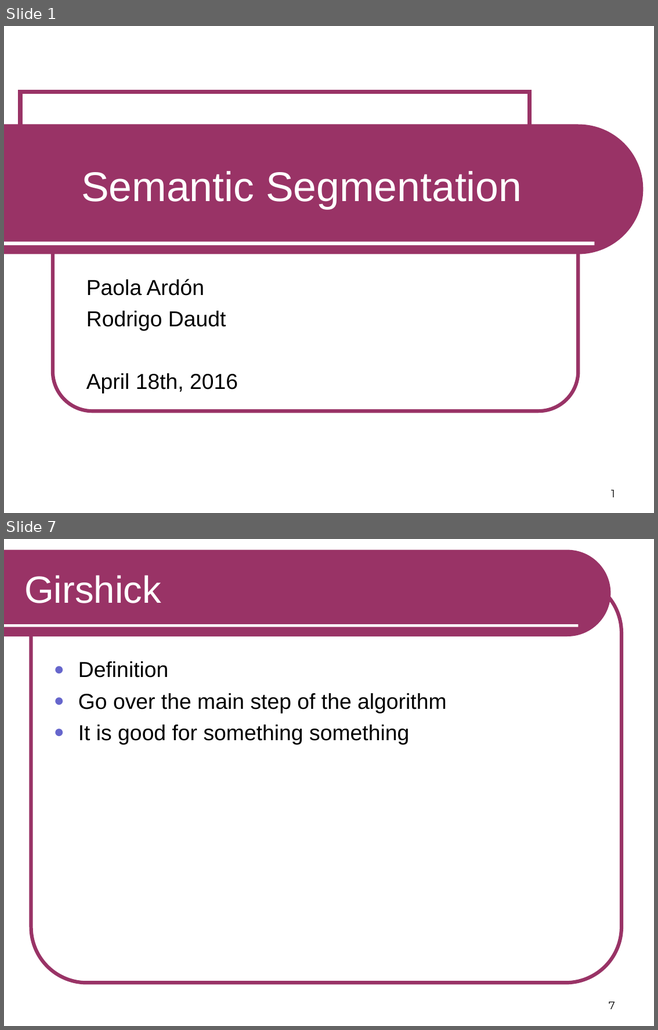
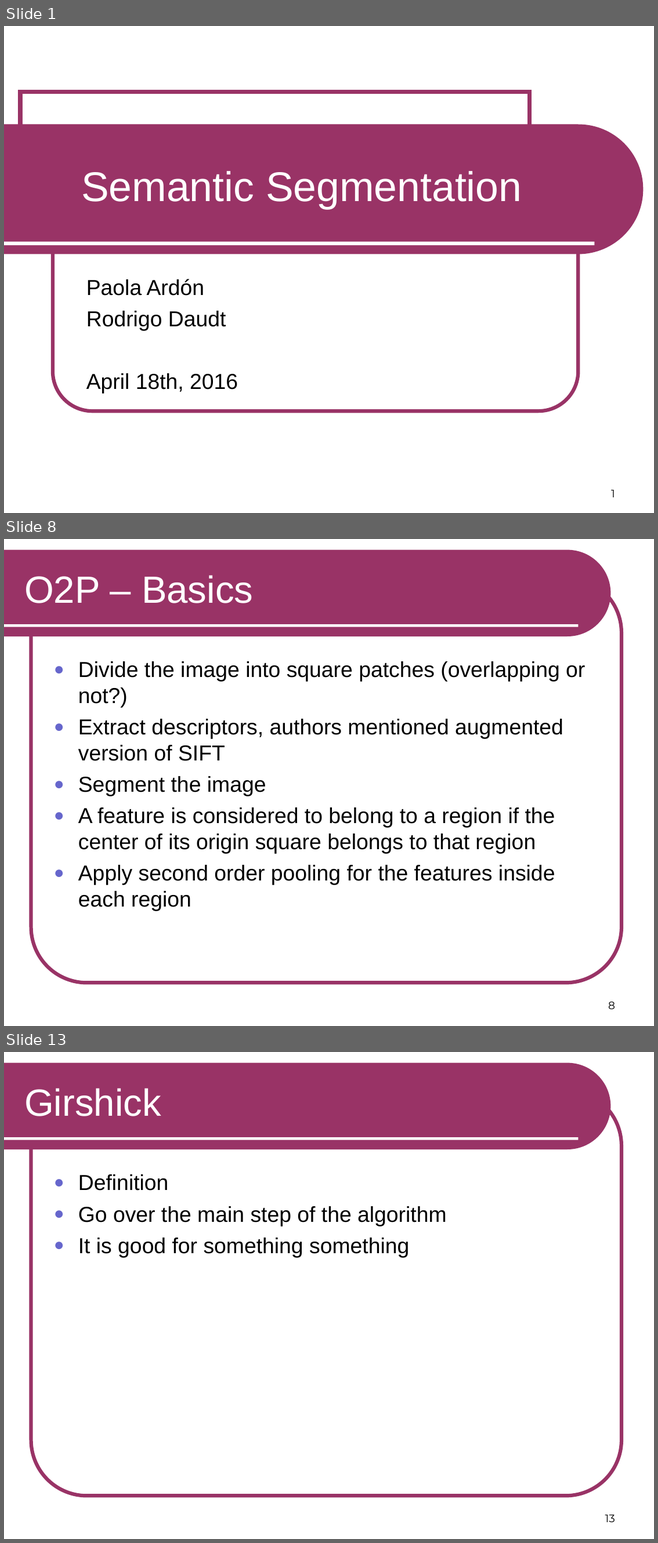
Before and after one commit to RSIP/SSI-SemanticSegmentation, a slide deck: template_slides.ppt. Shown one above the other, each under a label of ours: slides 1 and 7 before the commit, slides 1, 8 and 13 after it; the slides between them are not shown. The pictures are 658x1030 and 658x1543 pixels, drawn with LibreOffice and Linux fonts; fonts in the diff are those of the drawing. Boxes give left, top, right and bottom in pixels: in the first picture for what was removed or moved away, otherwise in the second. Text is boxed around its words. In the diff, an @@ line names an element or a change of style, - is before the commit and + after.

```diff
--- a/template_slides.ppt
+++ b/template_slides.ppt
@@ slide 8 added at box(4, 539, 654, 1026), background #FFFFFF; not listed: 3 template elements that a slide beside it also shows @@
@@ title added at box(24, 575, 253, 603), 42 pt, text #FFFFFF @@
+O2P – Basics
@@ text added at box(78, 661, 585, 911), 24 pt, text #000000 @@
+● Divide the image into square patches (overlapping or not?)
+● Extract descriptors, authors mentioned augmented version of SIFT
+● Segment the image
+● A feature is considered to belong to a region if the center of its origin square belongs to that region
+● Apply second order pooling for the features inside each region
@@ page number added at box(608, 1002, 615, 1009), 12 pt, text #000000 @@
+8
@@ what was slide 7 is now slide 13 @@
@@ page number at box(605, 1515, 615, 1522): text changed @@
-7
+13
```
Also in this commit, not shown: 4 slides changed, 8 other slides added, 3 slides removed.
